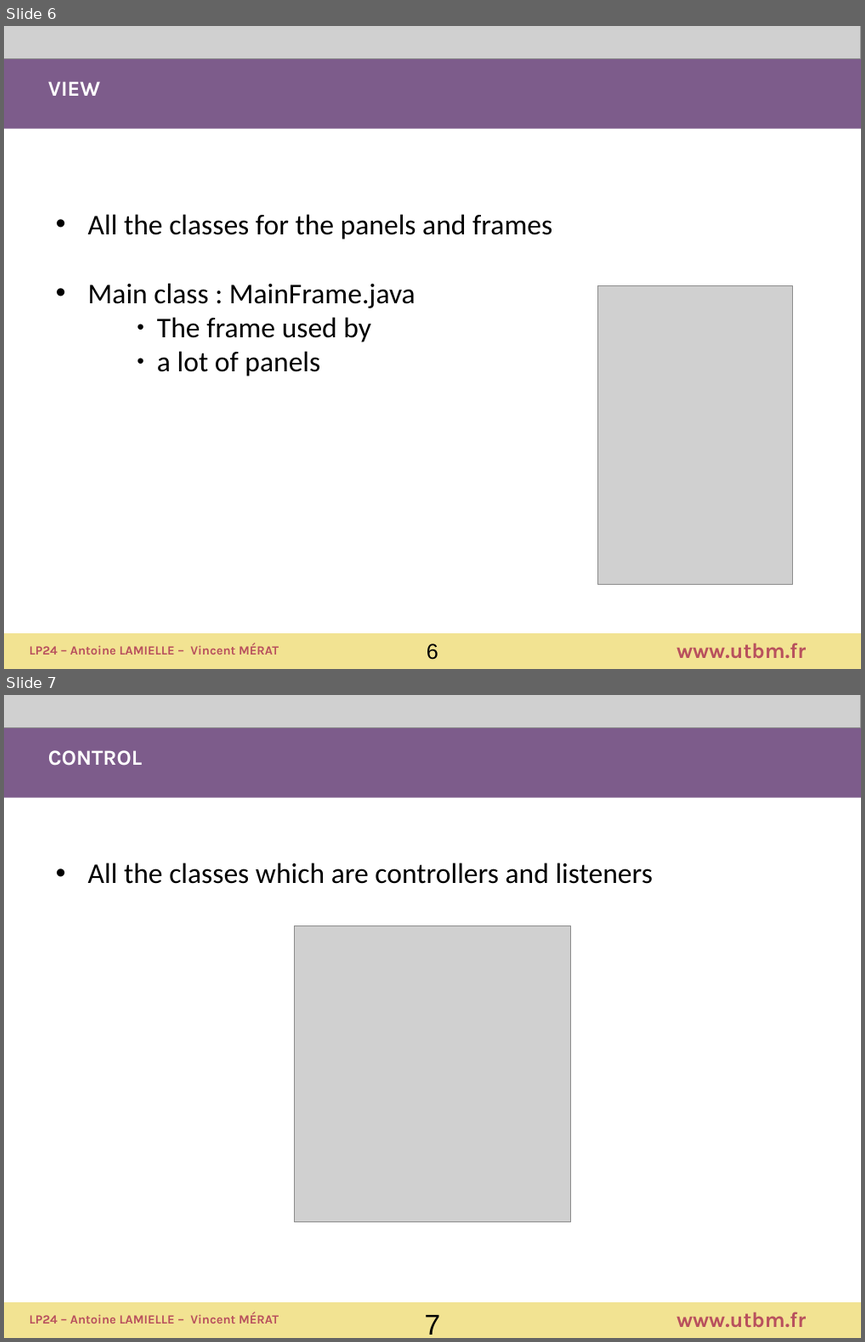
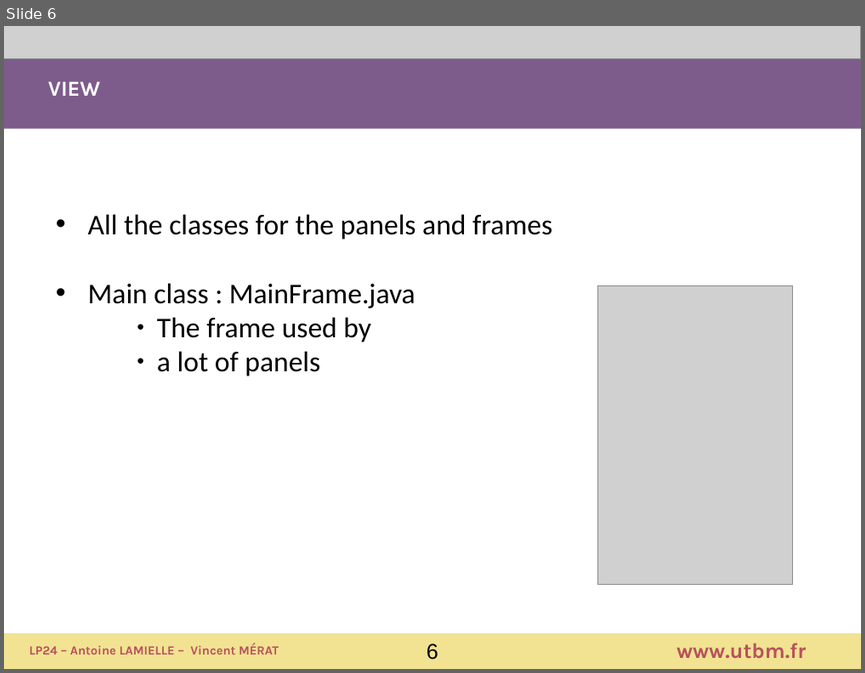
Before and after one commit to 0x010C/LP24-demineur, a slide deck: presentation_LP24.odp. Shown one above the other, each under a label of ours: slides 6 and 7 before the commit, slide 6 after it. The pictures are 865x1342 and 865x673 pixels, drawn with LibreOffice and Linux fonts; fonts in the diff are those of the drawing; grey boxes stand for pictures. Boxes give left, top, right and bottom in pixels: in the first picture for what was removed or moved away, otherwise in the second. Text is boxed around its words. In the diff, an @@ line names an element or a change of style, - is before the commit and + after.

```diff
--- a/presentation_LP24.odp
+++ b/presentation_LP24.odp
@@ slide 7 removed at (4, 695, 861, 1338), background #FFFFFF @@
@@ picture removed at (4, 695, 861, 727) @@
@@ rectangle removed at (4, 726, 861, 797) @@
@@ text removed at (48, 750, 142, 766) @@
-CONTROL
@@ text removed at (88, 862, 653, 884) @@
-• All the classes which are controllers and listeners
@@ picture removed at (295, 925, 570, 1222) @@
@@ rectangle removed at (4, 1303, 861, 1338) @@
@@ text removed at (30, 1311, 279, 1323) @@
-LP24 – Antoine LAMIELLE – Vincent MÉRAT
@@ page number removed at (425, 1315, 441, 1334) @@
-7
@@ text removed at (676, 1311, 806, 1327) @@
-www.utbm.fr
```
Also in this commit, not shown: 1 slide changed.
